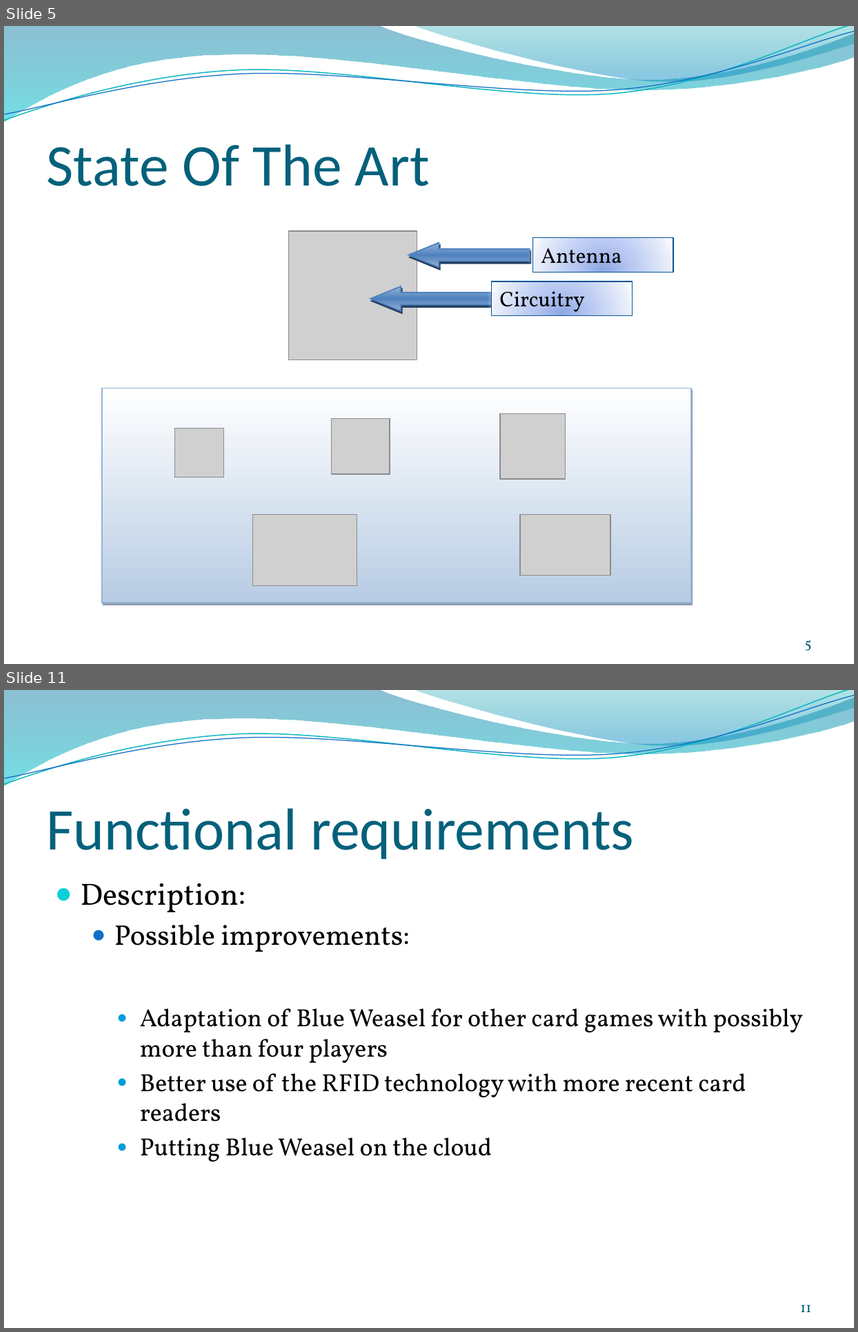
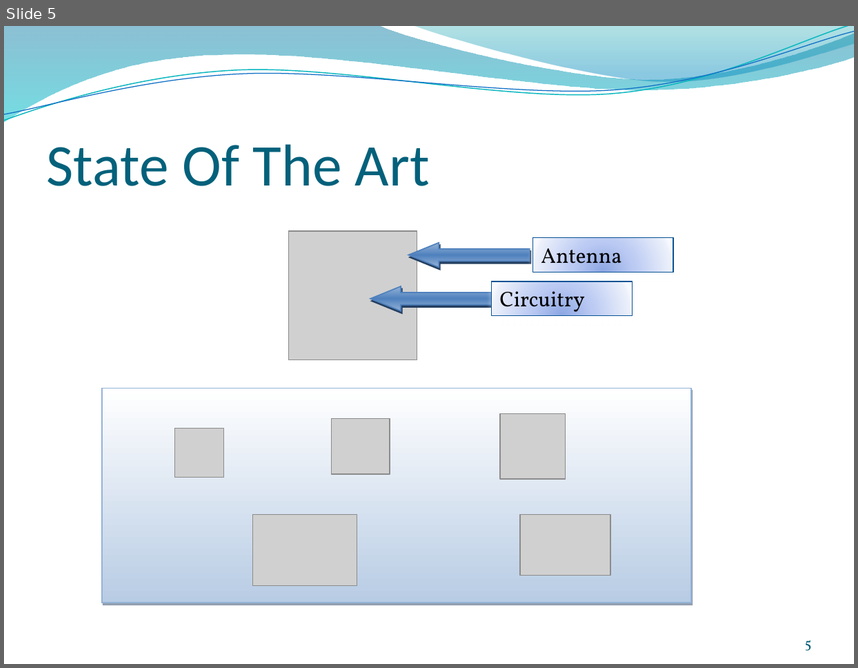
Before and after one commit to anbrous/project, a slide deck: Blue_weasel/blueweasel_docs/presentation/Pre-soutenance Projet Blue Weasel.pptx. Shown one above the other, each under a label of ours: slides 5 and 11 before the commit, slide 5 after it; the slides between them are not shown. The pictures are 858x1332 and 858x668 pixels, drawn with LibreOffice and Linux fonts; fonts in the diff are those of the drawing; grey boxes stand for pictures; background and template pictures are left out. Boxes give left, top, right and bottom in pixels: in the first picture for what was removed or moved away, otherwise in the second. Text is boxed around its words. In the diff, an @@ line names an element or a change of style, - is before the commit and + after.

```diff
--- a/Blue_weasel/blueweasel_docs/presentation/Pre-soutenance Projet Blue Weasel.pptx
+++ b/Blue_weasel/blueweasel_docs/presentation/Pre-soutenance Projet Blue Weasel.pptx
@@ slide 11 removed at [4, 690, 854, 1328], background picture (left out); not listed: 4 template elements that a slide beside it also shows @@
@@ title removed at [47, 808, 634, 859] @@
-Functional requirements
@@ text removed at [81, 883, 803, 1161] @@
-● Description:
-  ● Possible improvements:
-    ● Adaptation of Blue Weasel for other card games with possibly more than four players
-    ● Better use of the RFID technology with more recent card readers
-    ● Putting Blue Weasel on the cloud
@@ page number removed at [800, 1304, 811, 1312] @@
-11
```
Also in this commit, not shown: 6 slides changed, 11 slides added, 4 other slides removed.
